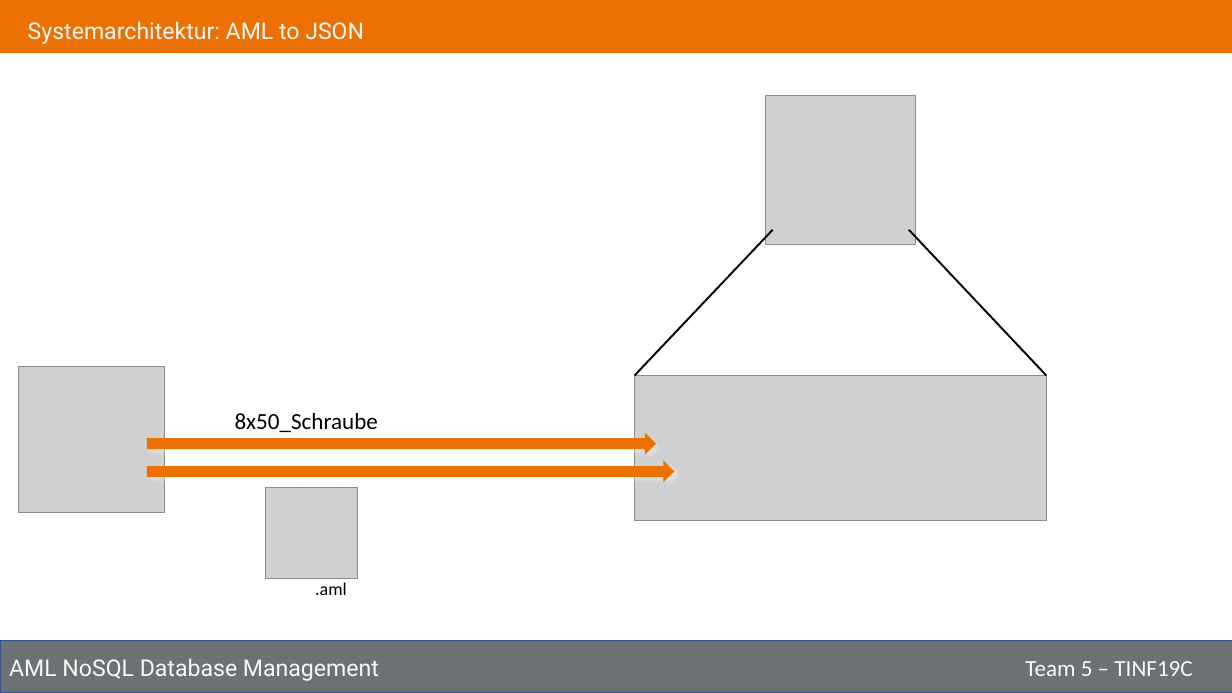
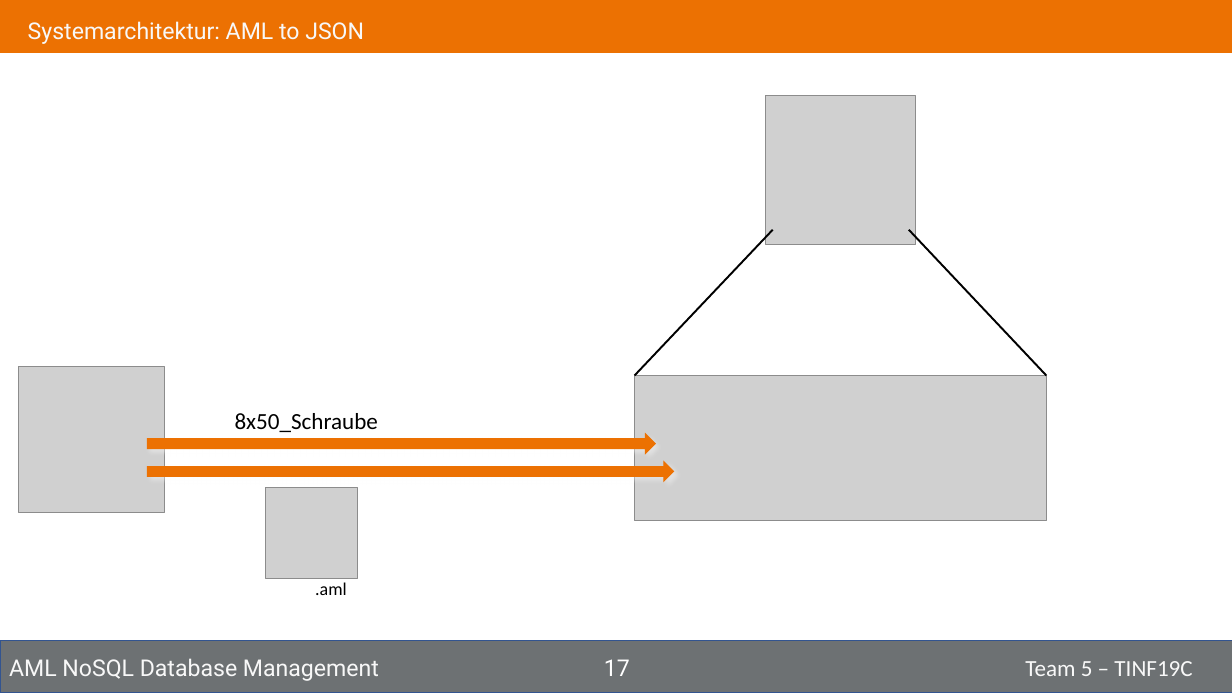
Before and after one commit to NurNils/aml-nosql-database-management, a slide deck: slide 17 of PROJECT/Presentation/Tinf19C_Team5_Presentation.pptx. Drawn at 1232x693 pixels with LibreOffice and Linux fonts; fonts in the diff are those of the drawing; grey boxes stand for pictures. Boxes give left, top, right and bottom in pixels: in the first picture for what was removed or moved away, otherwise in the second. Text is boxed around its words. In the diff, an @@ line names an element or a change of style, - is before the commit and + after.

```diff
--- a/PROJECT/Presentation/Tinf19C_Team5_Presentation.pptx
+++ b/PROJECT/Presentation/Tinf19C_Team5_Presentation.pptx
@@ page number added at <box>604,659,630,676</box>, 18 pt, text #FFFFFF @@
+17
```
Also in this commit, not shown: 17 other slides changed.
